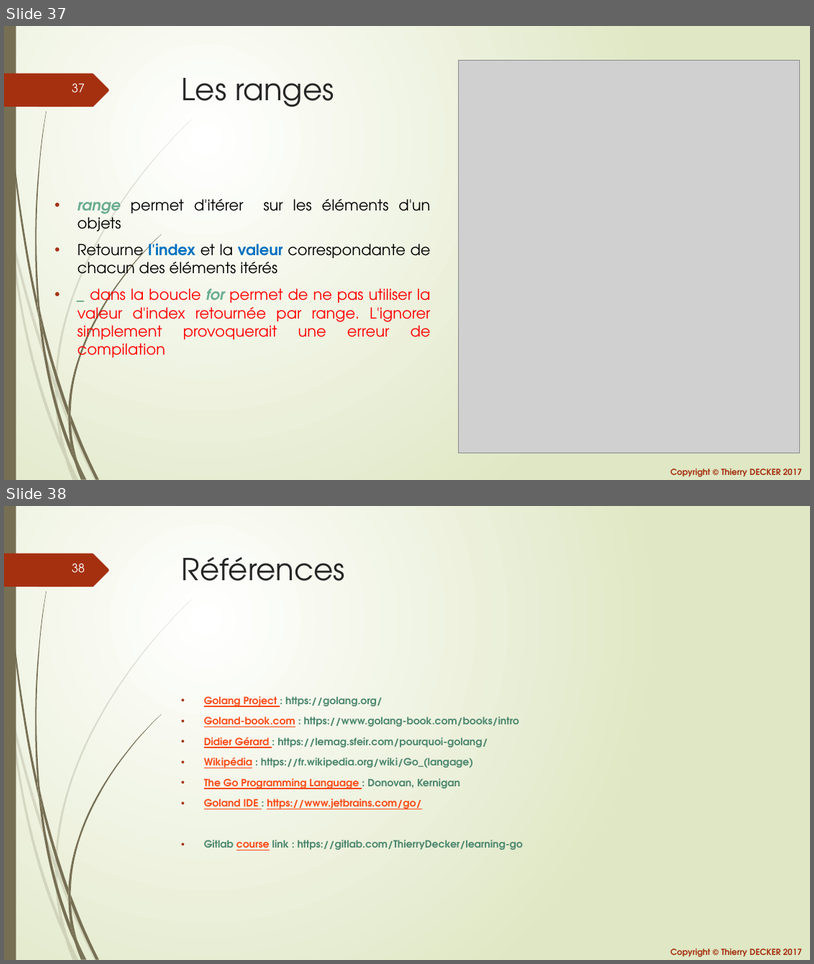
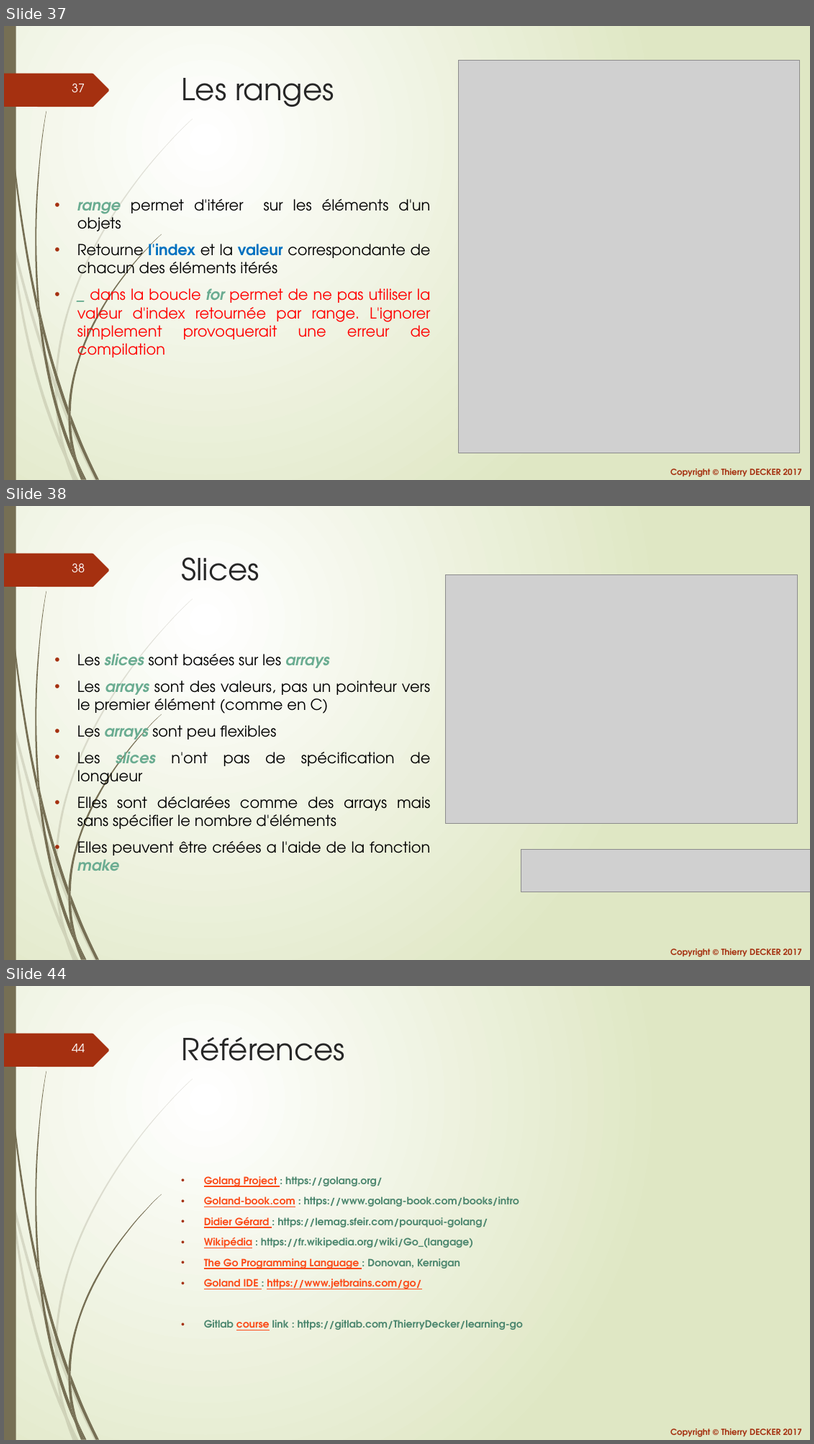
Before and after one commit to thierrydecker/learning-go, a slide deck: documentations/learning-go.pptx. Shown one above the other, each under a label of ours: slides 37 and 38 before the commit, slides 37, 38 and 44 after it; the slides between them are not shown. The pictures are 814x964 and 814x1444 pixels, drawn with LibreOffice and Linux fonts; fonts in the diff are those of the drawing; grey boxes stand for pictures. Boxes give left, top, right and bottom in pixels: in the first picture for what was removed or moved away, otherwise in the second. Text is boxed around its words. In the diff, an @@ line names an element or a change of style, - is before the commit and + after.

Commit message:
Added slices

```diff
--- a/documentations/learning-go.pptx
+++ b/documentations/learning-go.pptx
@@ slide 38 added at box(4, 506, 810, 960), background gradient #FFFFFF to #DFE8C4; not listed: 26 template elements that a slide beside it also shows @@
@@ title added at box(182, 557, 260, 581), 36 pt, text #262626 @@
+Slices
@@ picture added at box(445, 574, 797, 823) @@
@@ text added at box(77, 654, 430, 870), 18 pt, text #000000 @@
+• Les slices sont basées sur les arrays
+• Les arrays sont des valeurs, pas un pointeur vers le premier élément (comme en C)
+• Les arrays sont peu flexibles
+• Les slices n'ont pas de spécification de longueur
+• Elles sont déclarées comme des arrays mais sans spécifier le nombre d'éléments
+• Elles peuvent être créées a l'aide de la fonction make
@@ picture added at box(521, 849, 810, 892) @@
@@ what was slide 38 is now slide 44 @@
@@ page number at box(72, 1044, 85, 1052): text changed @@
-38
+44
```
Also in this commit, not shown: 5 other slides added, 2 other files.
